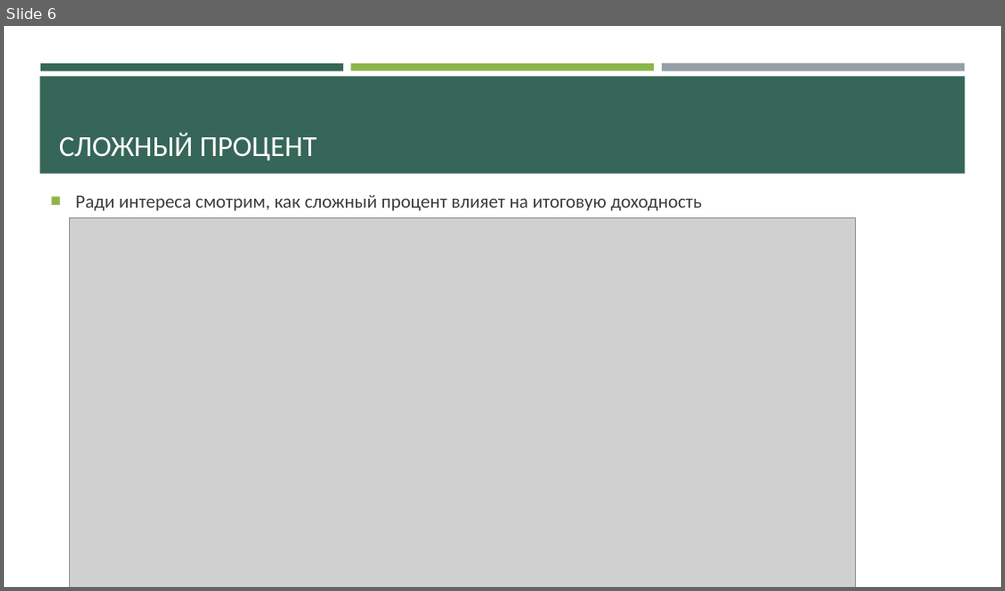
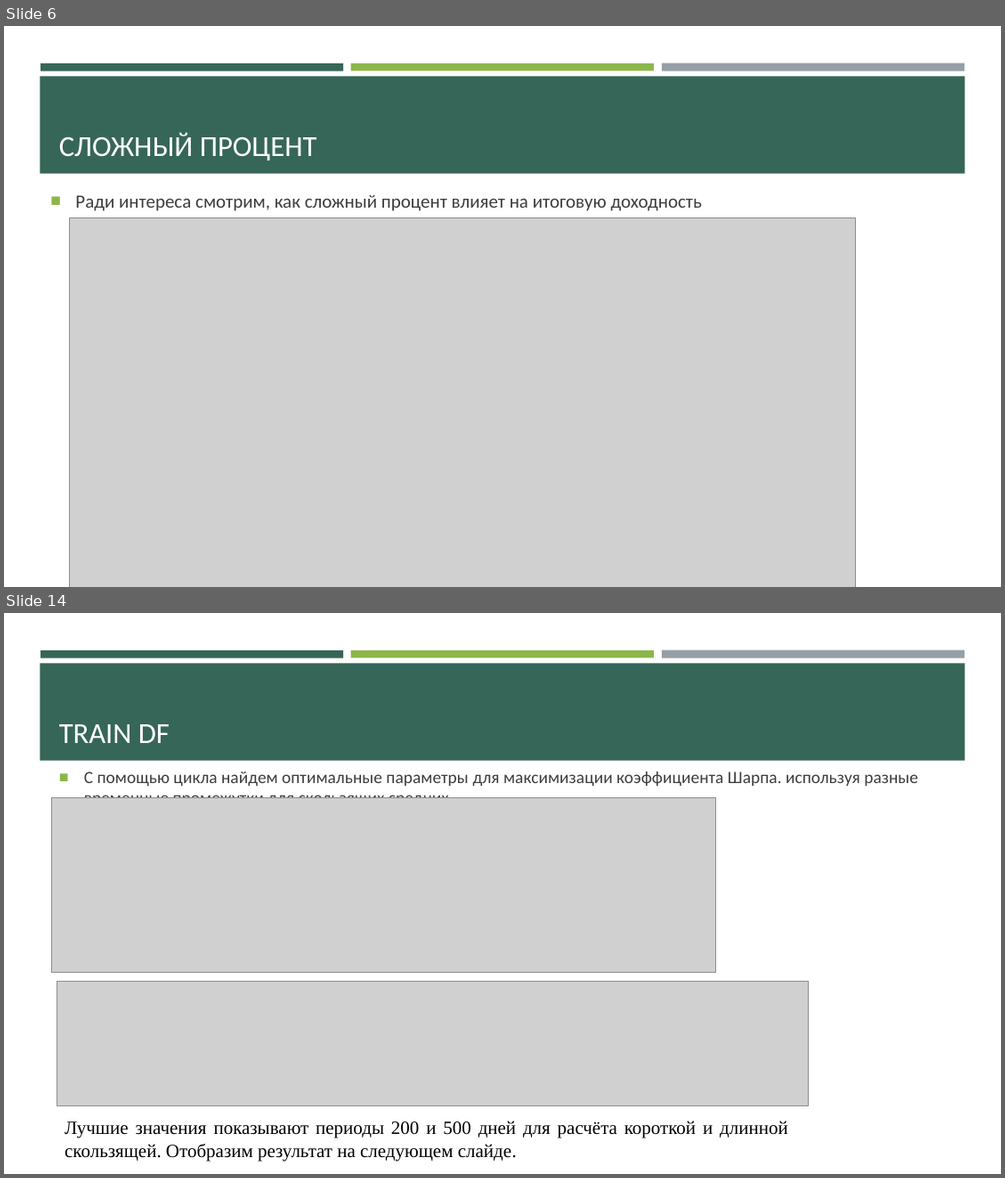
Before and after one commit to Den-is-me/test_ff, a slide deck: Торговля фондом VFINX.pptx. Shown one above the other, each under a label of ours: slide 6 before the commit, slides 6 and 14 after it; the slides between them are not shown. The pictures are 1005x591 and 1005x1178 pixels, drawn with LibreOffice and Linux fonts; fonts in the diff are those of the drawing; grey boxes stand for pictures. Boxes give left, top, right and bottom in pixels: in the first picture for what was removed or moved away, otherwise in the second. Text is boxed around its words. In the diff, an @@ line names an element or a change of style, - is before the commit and + after.

```diff
--- a/Торговля фондом VFINX.pptx
+++ b/Торговля фондом VFINX.pptx
@@ slide 14 added at (4,613,1001,1174), background #FFFFFF; not listed: 4 template elements that a slide beside it also shows @@
@@ title added at (59,724,170,743), 28 pt, text #FFFFFF @@
+TRAIN DF
@@ text added at (84,771,918,798), 16.6 pt, text #3D3D3D @@
+■ С помощью цикла найдем оптимальные параметры для максимизации коэффициента Шарпа. используя разные временные промежутки для скользящих средних.
@@ picture added at (52,798,717,972) @@
@@ picture added at (57,981,809,1105) @@
@@ text added at (65,1120,788,1160), 18 pt, text #000000 @@
+Лучшие значения показывают периоды 200 и 500 дней для расчёта короткой и длинной скользящей. Отобразим результат на следующем слайде.
```
Also in this commit, not shown: 4 slides changed, 14 other slides added, 2 other files.
